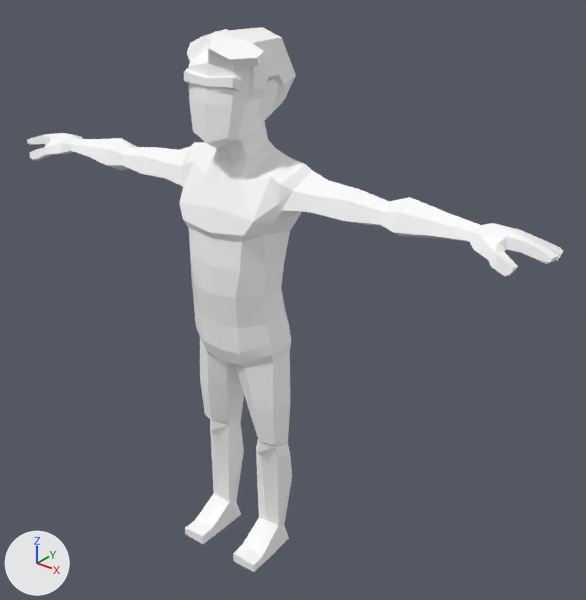
An edit to the glTF model public/animations/MaleDummyIdle.glb, drawn before and after from the same camera.
Rendered twice from a 50 mm lens placed at (1.85, -2.02, 2.38), pointed at (0.14, 0.13, 1.05). The axes (+X, +Y, +Z) are drawn at lower left. The lights are the same throughout. Where no turn or scale is listed for an object, it has been applied to the vertices.

Objects in the first picture: 'Character_Hair_Male_01', 'Character_Male_Face_01'.
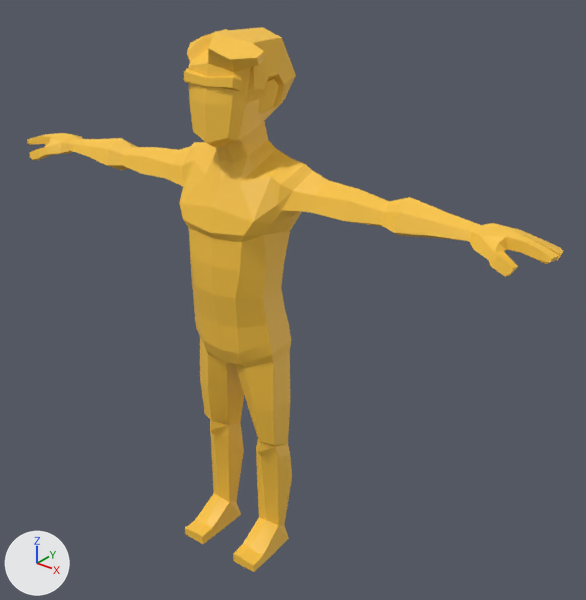
What the commit changed:
Material 'Material.001' (mat_material_001) changes colour from white #ffffff to yellow #fbc541; in linear values from (1.0, 1.0, 1.0) to (0.965, 0.558, 0.0529).

Where the change shows, as pixel boxes (x1, y1, x2, y2) in the pictures (586 x 600 px):
'Character_Male_Face_01', recoloured: (27, 49, 563, 572) in both
'Character_Hair_Male_01', recoloured: (187, 27, 296, 107) in both
